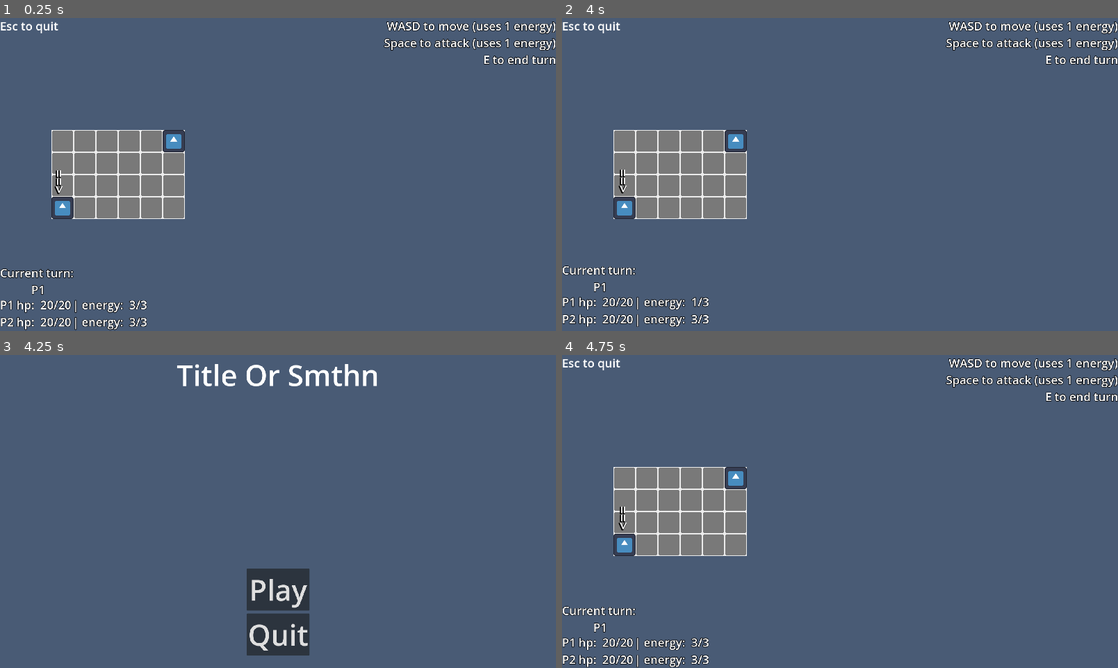
Above: before the commit, frames 1-4 (two rows, left to right).
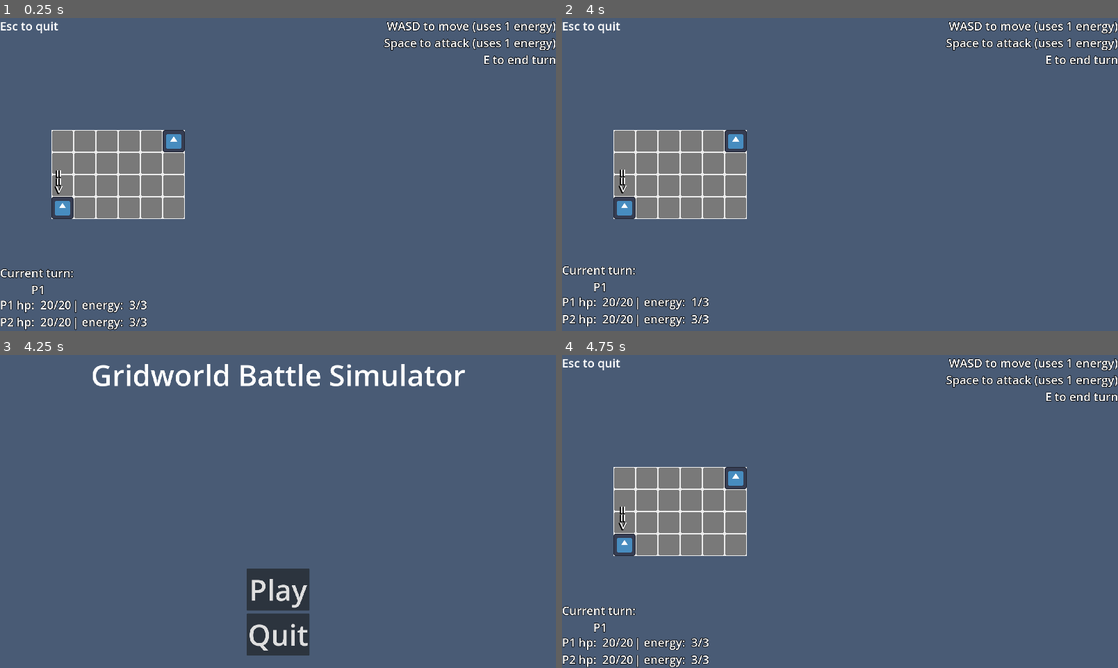
Above: after the commit, the same moments.

Repository: Mark0DumbASSdino/Gridworld-Battle-Simulator
Game: Godot game, scene res://screens/game/game.tscn
Same seed, same stepped clock (60 frames per second), same inputs: the game is played once before the commit and once after it. The engine's default icon, where the game draws it, is replaced by a stand-in: a white triangle on a blue panel in a dark square.
Inputs:
- Up to frame 1 (0.25 s): no input
- Up to frame 2 (4 s): hold D (right) 0.53-1.28 s; tap Space (attack) at 0.6, 2.1, 3.6 s; hold S (down) 1.28-2.03 s; tap E (end_turn) at 1.35, 2.85 s; hold D (right) 2.03-2.78 s; hold W (up) 2.78-3.53 s; hold A (left) from 3.53 s (still down)
- Up to frame 3 (4.25 s): keep holding A (left); tap Escape (ui_cancel) at 4.15 s
- Up to frame 4 (4.75 s): release A (left) at 4.25 s; click "Play" at 4.25 s

Frames 1-2 are identical in both runs. In frame 3, 2.0% of the frame differs, in the area x 16-84%, y 2-10%; in frame 4, nothing differs.

Commit message:
updating the title text
updated title, I am too stupid for this

Diff:
--- a/screens/start/start.tscn
+++ b/screens/start/start.tscn
@@ -21,7 +21,7 @@
 offset_bottom = 137.0
 grow_horizontal = 2
 theme_override_font_sizes/font_size = 100
-text = "Title Or Smthn"
+text = "Gridworld Battle Simulator"
 
 [node name="buttons" type="VBoxContainer" parent="."]
 layout_mode = 1
